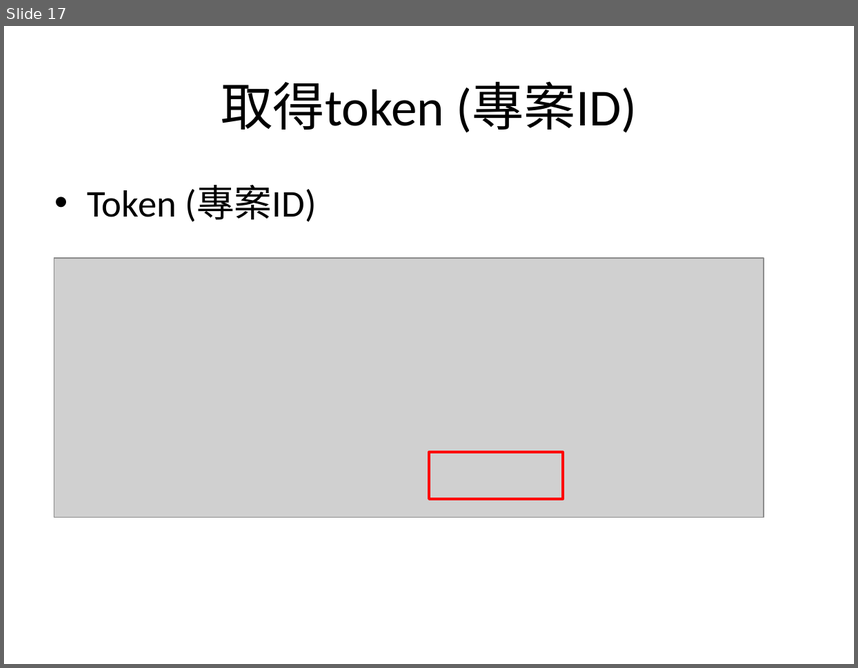
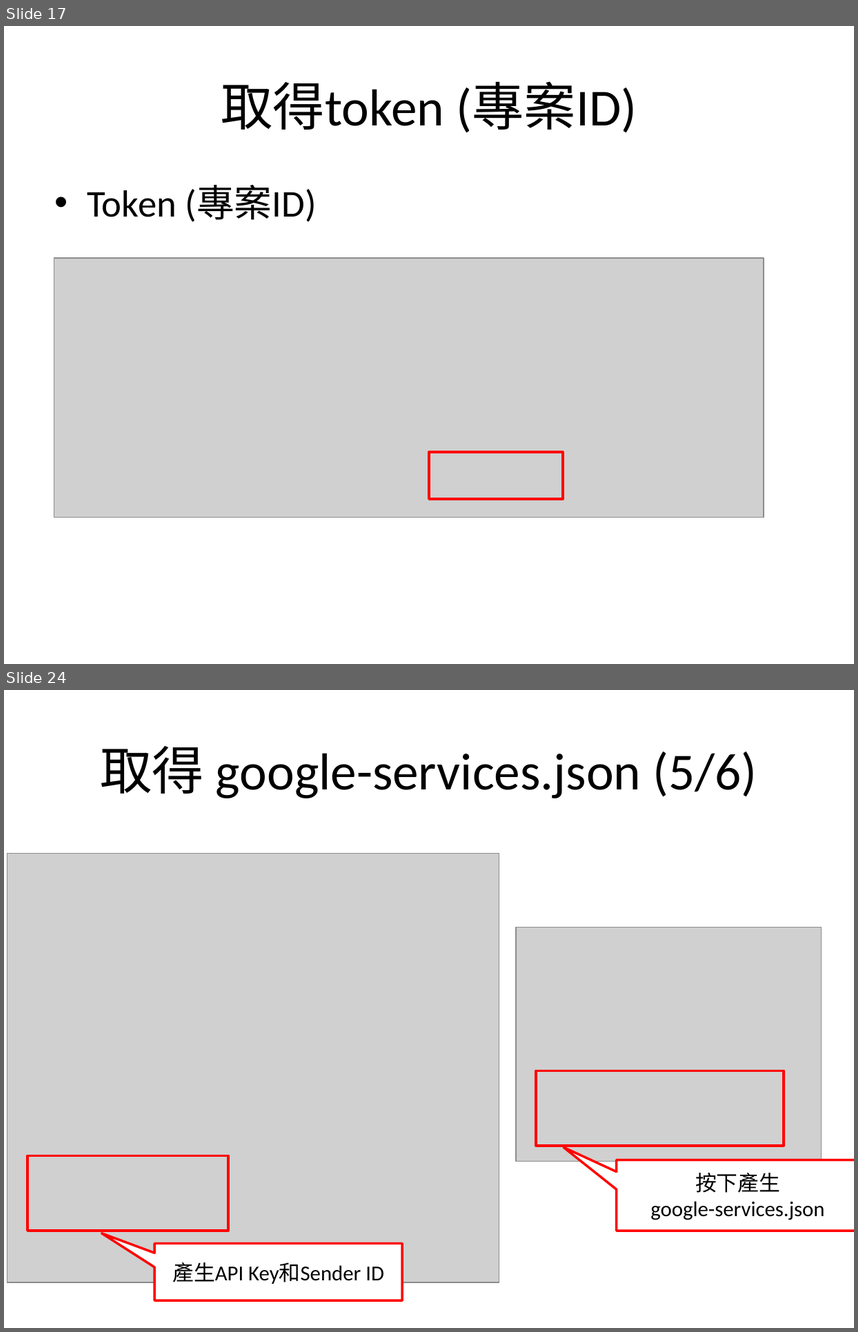
Before and after one commit to sonnyshih/AndroidDemoSample, a slide deck: CustomerUIDemo/GCM instruction.pptx. Shown one above the other, each under a label of ours: slide 17 before the commit, slides 17 and 24 after it; the slides between them are not shown. The pictures are 858x668 and 858x1332 pixels, drawn with LibreOffice and Linux fonts; fonts in the diff are those of the drawing; grey boxes stand for pictures. Boxes give left, top, right and bottom in pixels: in the first picture for what was removed or moved away, otherwise in the second. Text is boxed around its words. In the diff, an @@ line names an element or a change of style, - is before the commit and + after.

Commit message:
1. Add the Google Smart Lock Demo

```diff
--- a/CustomerUIDemo/GCM instruction.pptx
+++ b/CustomerUIDemo/GCM instruction.pptx
@@ slide 24 added at [4,690,854,1328], background #FFFFFF @@
@@ title added at [100,746,757,798], 44 pt, text #000000 @@
+取得 google-services.json (5/6)
@@ picture added at [7,854,499,1283] @@
@@ picture added at [516,927,821,1162] @@
@@ rectangle added at [536,1070,784,1145], outline #FF0000 2 pt @@
@@ rectangle added at [27,1155,228,1230], outline #FF0000 2 pt @@
@@ speech box added at [616,1159,854,1230], fill #FFFFFF, outline #FF0000 2 pt, 18 pt, text #000000 @@
+按下產生
+google-services.json
@@ speech box added at [154,1243,402,1301], fill #FFFFFF, outline #FF0000 2 pt, 18 pt, text #000000 @@
+產生API Key和Sender ID
```
Also in this commit, not shown: 2 slides changed, 5 other slides added, 2 slides removed, 15 other files.
